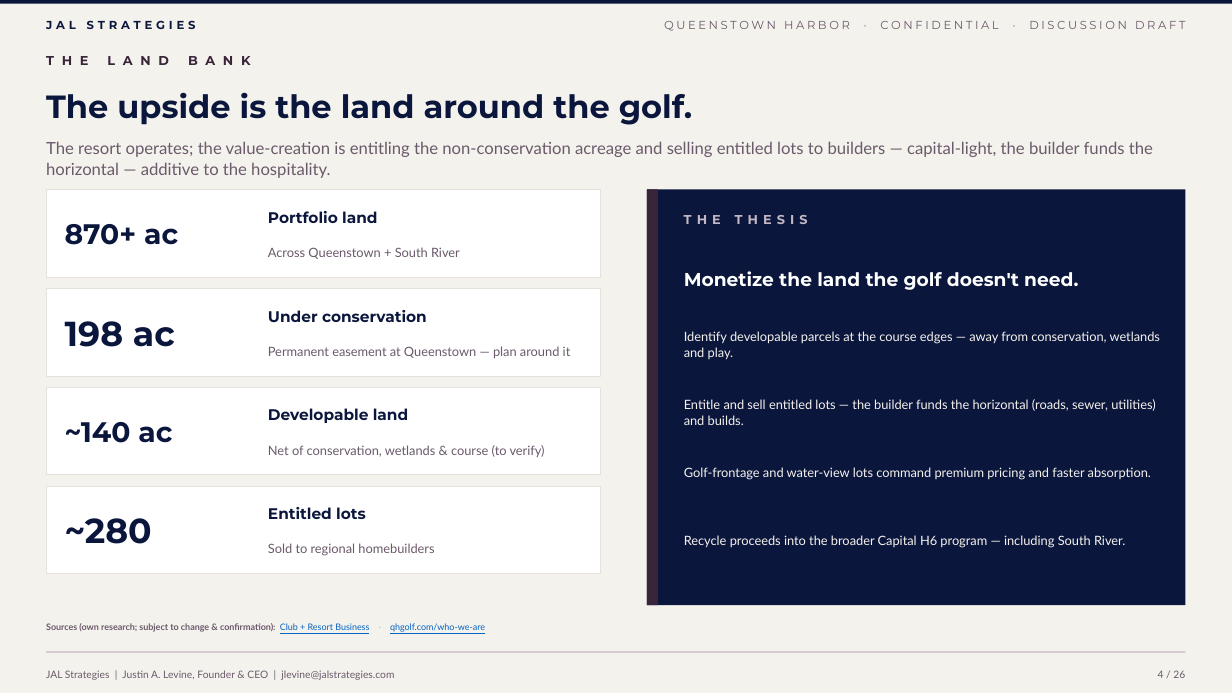
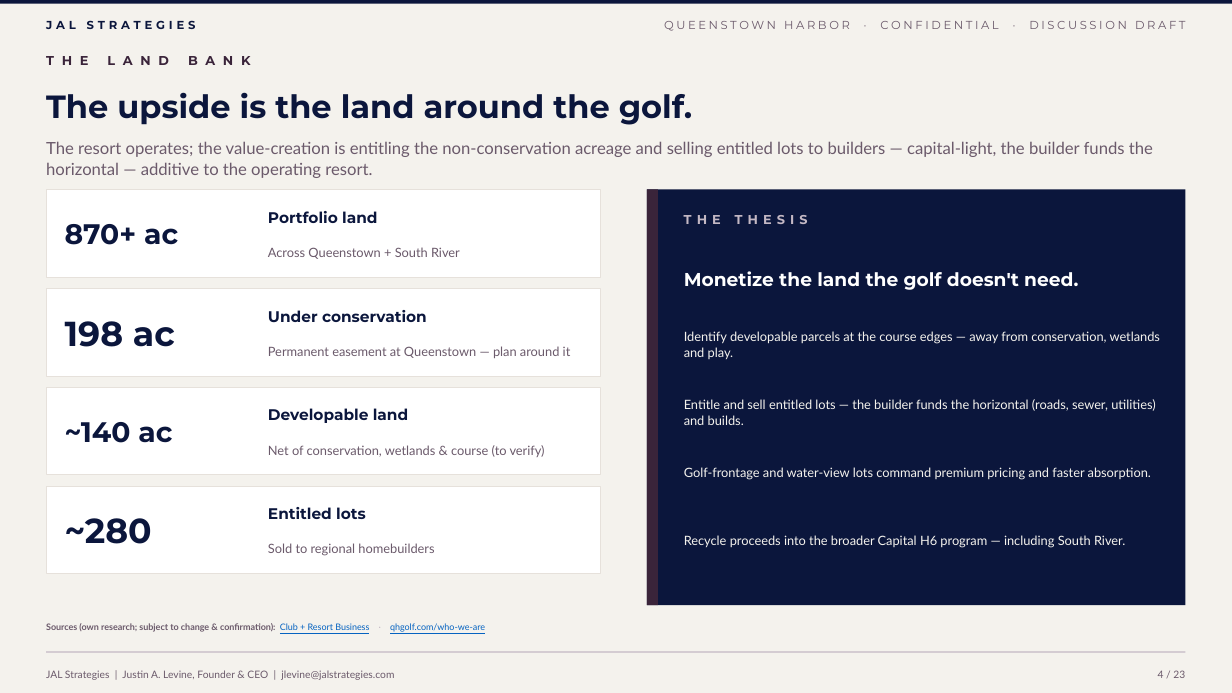
Before and after one commit to jlevine711/Apex, a slide deck: slide 4 of JAL_Queenstown_Harbor_Proposal.pptx. Drawn at 1232x693 pixels with LibreOffice and Linux fonts; fonts in the diff are those of the drawing. Boxes give left, top, right and bottom in pixels: in the first picture for what was removed or moved away, otherwise in the second. Text is boxed around its words. In the diff, an @@ line names an element or a change of style, - is before the commit and + after.

```diff
--- a/JAL_Queenstown_Harbor_Proposal.pptx
+++ b/JAL_Queenstown_Harbor_Proposal.pptx
@@ text at (46,141,1153,178): text changed @@
-The resort operates; the value-creation is entitling the non-conservation acreage and selling entitled lots to builders — capital-light, the builder funds the horizontal — additive to the hospitality.
+The resort operates; the value-creation is entitling the non-conservation acreage and selling entitled lots to builders — capital-light, the builder funds the horizontal — additive to the operating resort.
```
Also in this commit, not shown: 21 other slides changed, 3 slides removed, 5 other files.
